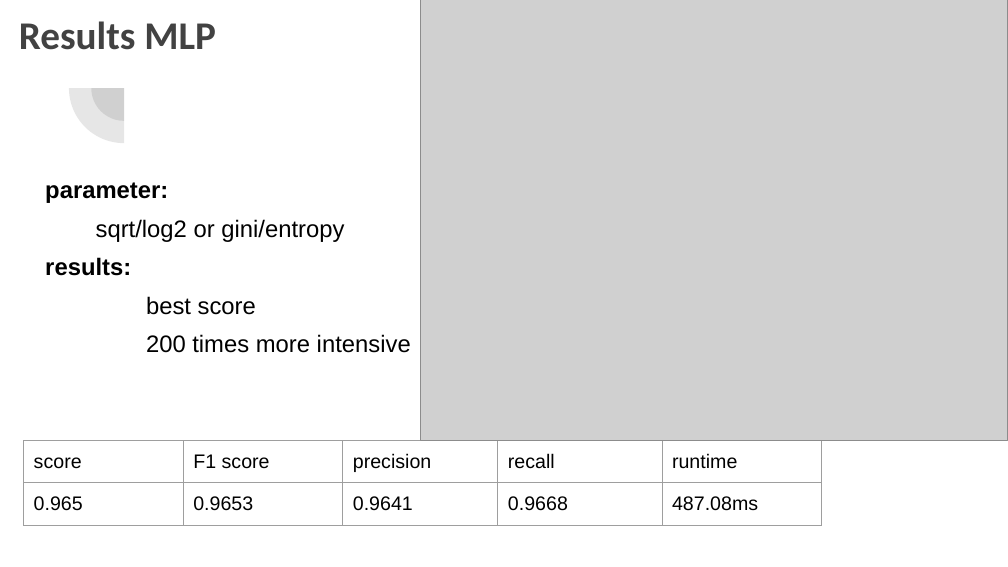
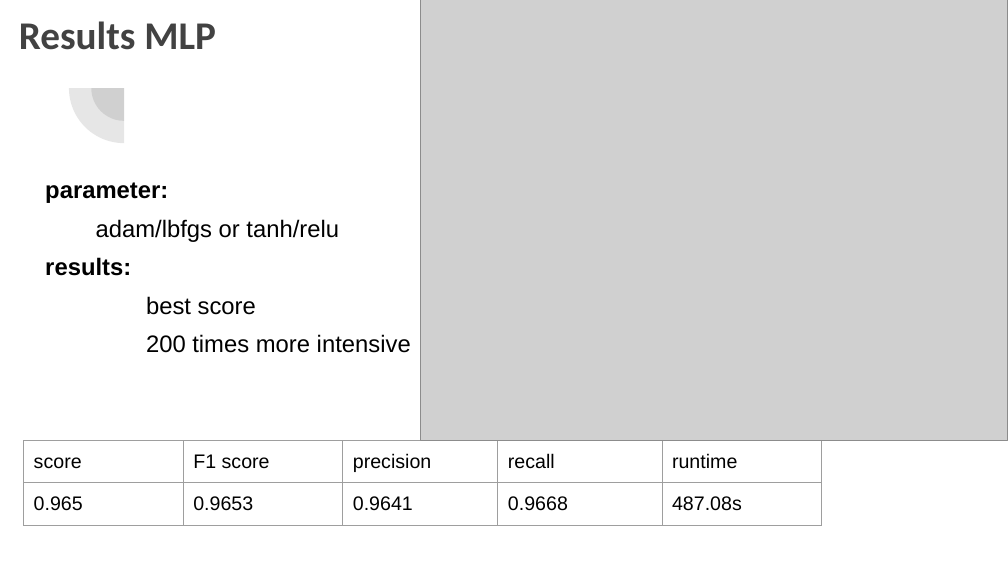
Before and after one commit to hitimr/ML_2020, a slide deck: slide 19 of Ex1/ML_Group8_Presentation.pptx. Drawn at 1008x567 pixels with LibreOffice and Linux fonts; fonts in the diff are those of the drawing; grey boxes stand for pictures. Boxes give left, top, right and bottom in pixels: in the first picture for what was removed or moved away, otherwise in the second. Text is boxed around its words. In the diff, an @@ line names an element or a change of style, - is before the commit and + after.

Commit message:
new presentation

```diff
--- a/Ex1/ML_Group8_Presentation.pptx
+++ b/Ex1/ML_Group8_Presentation.pptx
@@ text at (96,219,339,242): text changed @@
-sqrt/log2 or gini/entropy
+adam/lbfgs or tanh/relu
@@ table at (23,440,821,567) @@
-row 2, column 5: 487.08ms
+row 2, column 5: 487.08s
```
Also in this commit, not shown: 4 other slides changed, 58 other files.
